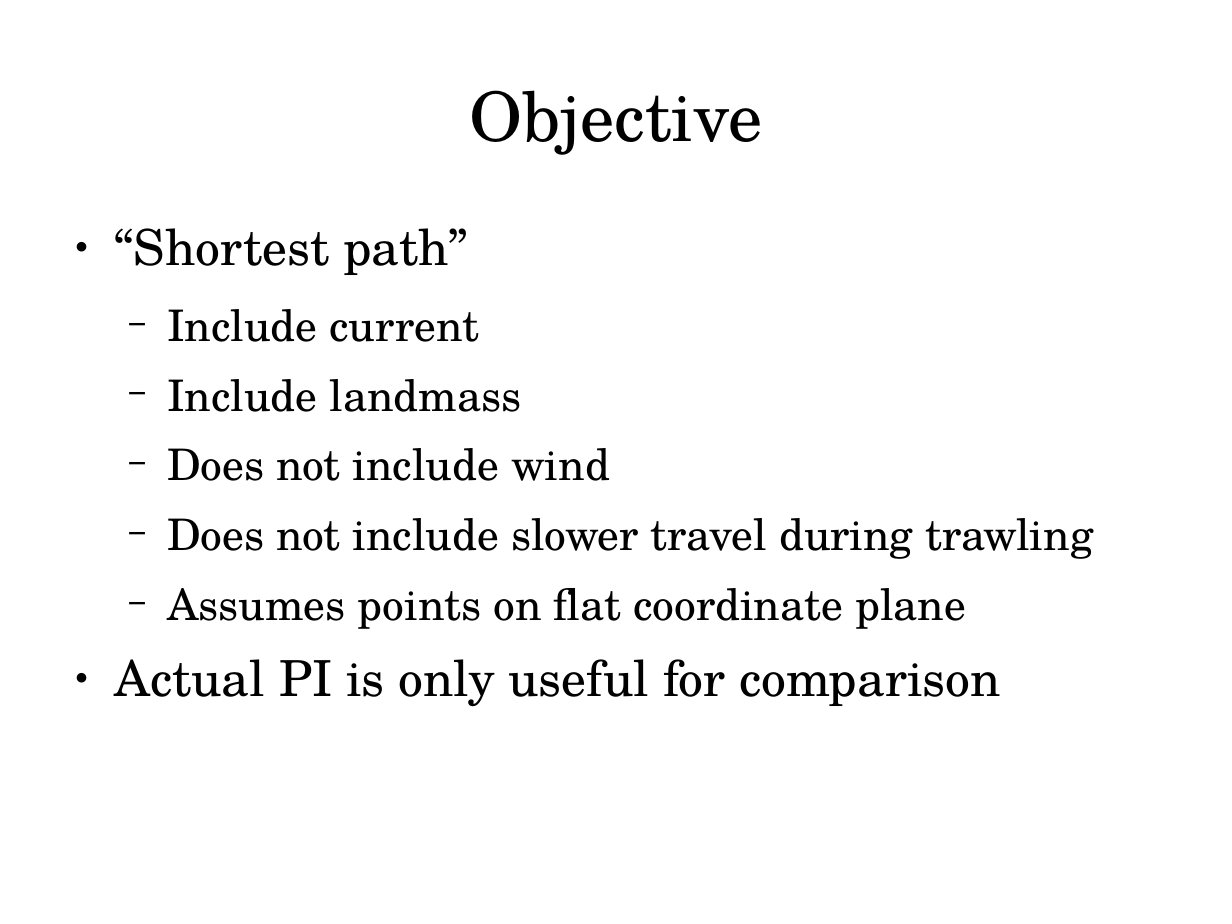
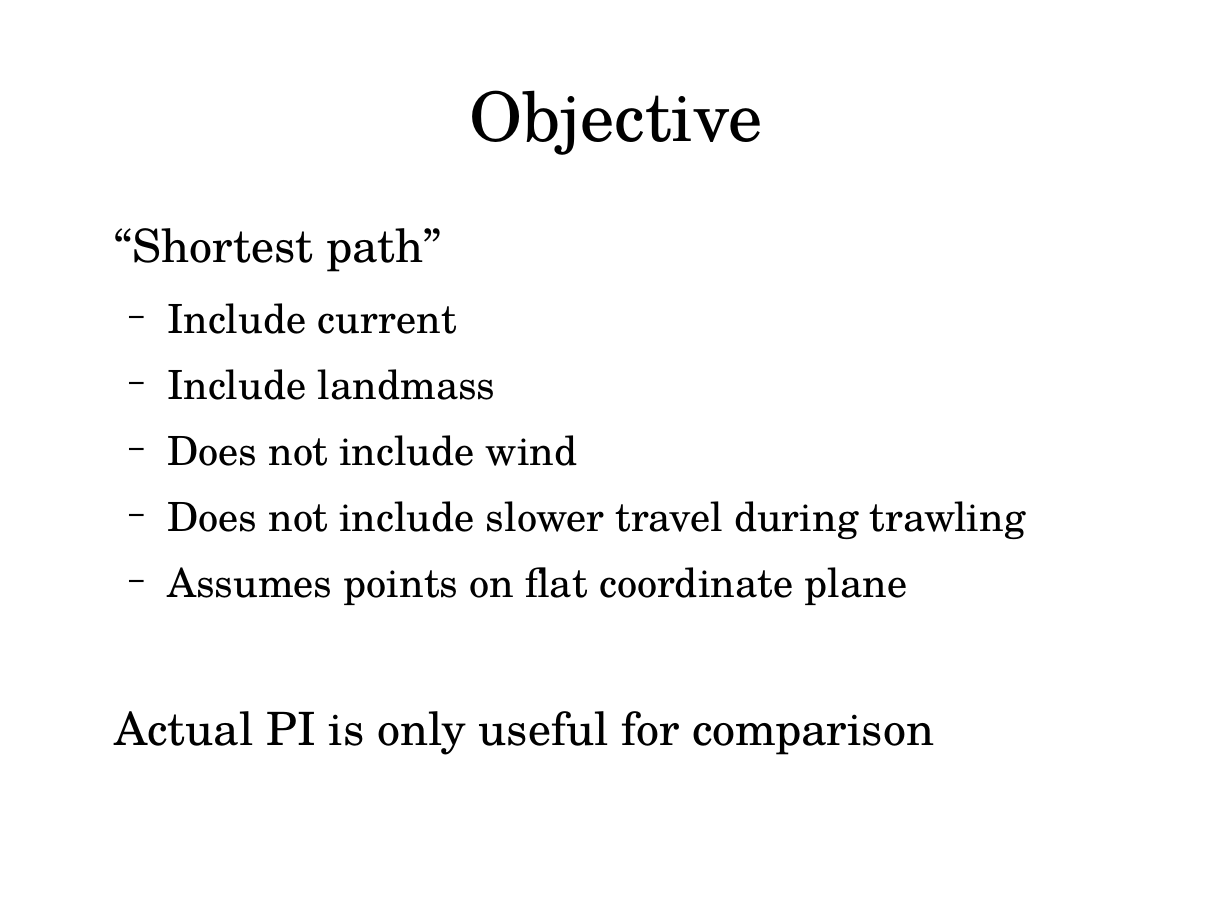
Before and after one commit to LBPeterson/VEL113F_Genetic-Algorithms, a slide deck: slide 3 of Presentation/presentation.odp. Drawn at 1232x924 pixels with LibreOffice and Linux fonts; fonts in the diff are those of the drawing. Boxes give left, top, right and bottom in pixels: in the first picture for what was removed or moved away, otherwise in the second. Text is boxed around its words. In the diff, an @@ line names an element or a change of style, - is before the commit and + after.

```diff
--- a/Presentation/presentation.odp
+++ b/Presentation/presentation.odp
@@ text "“Shortest path”" at (x1=114, y1=228, x2=1026, y2=755): size 32 to 29.6 pt in "“Shortest path”", "Actual PI is only useful for comparison"; size 28 to 25.9 pt in "Include current", "Include landmass", "Does not include wind", "Does not include slower travel during trawling" and 1 more places; bullet ● to none @@
```
Also in this commit, not shown: 2 other slides changed, 2 slides added, 21 other files.
